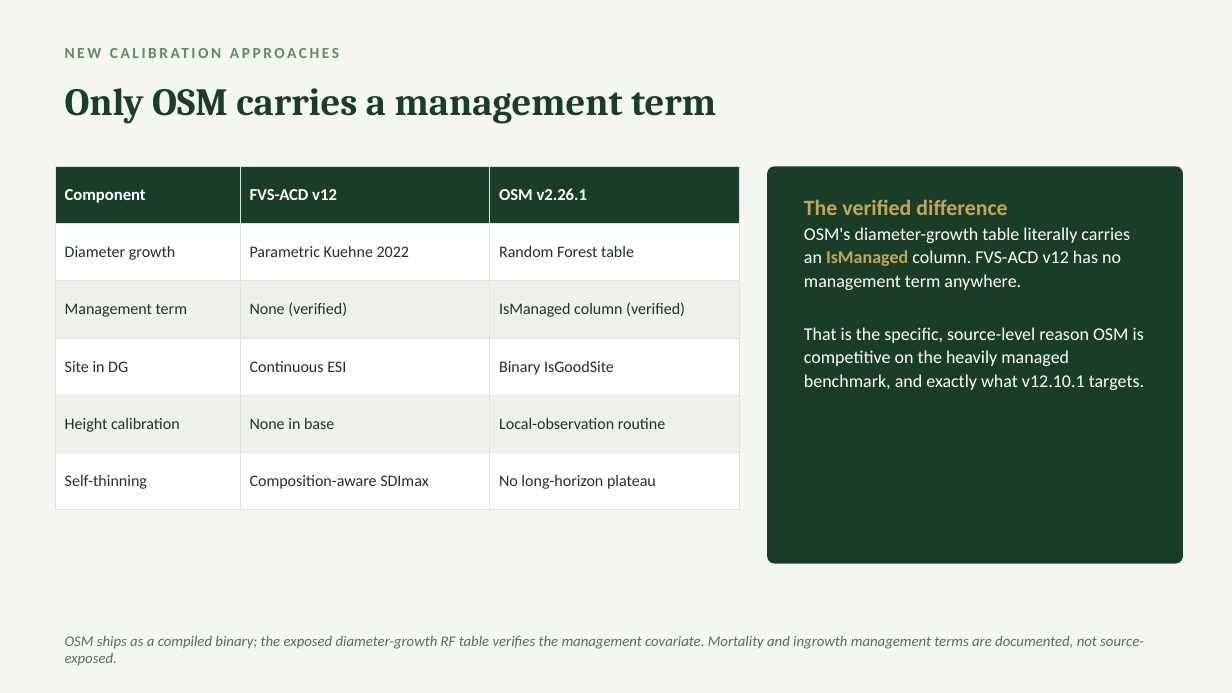
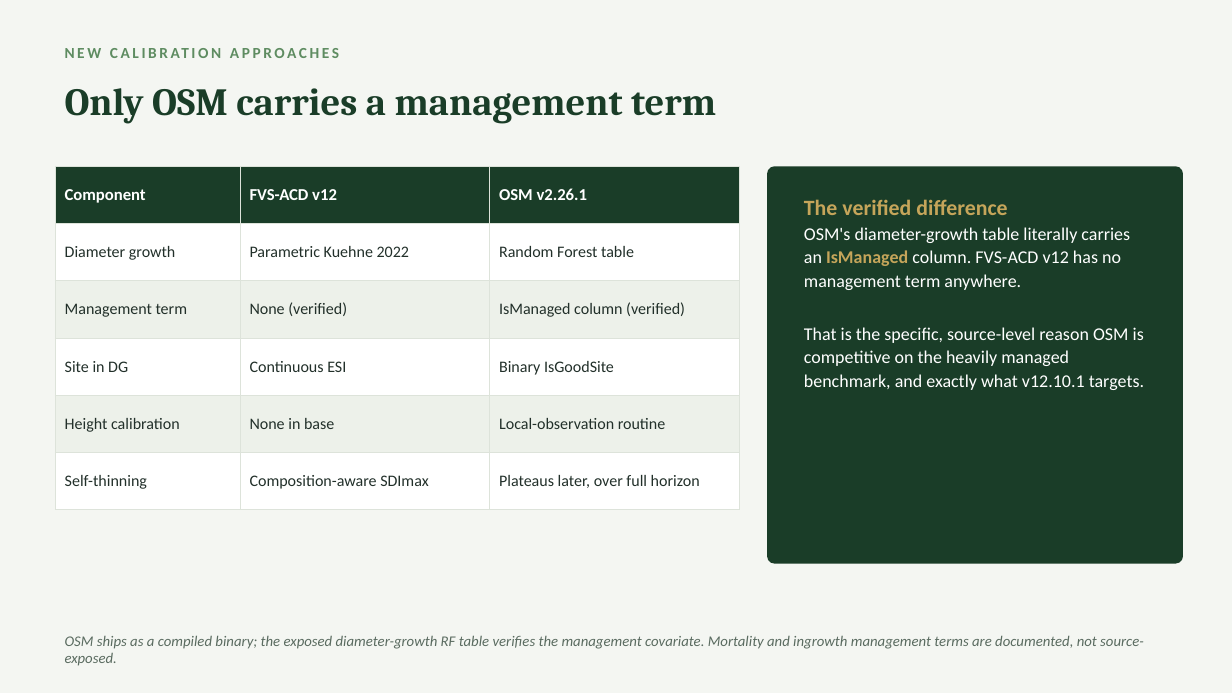
Before and after one commit to holoros/fvs-acd, a slide deck: slide 13 of FVS-ACD_Hennigar_Aug2026.pptx. Drawn at 1232x693 pixels with LibreOffice and Linux fonts; fonts in the diff are those of the drawing. Boxes give left, top, right and bottom in pixels: in the first picture for what was removed or moved away, otherwise in the second. Text is boxed around its words. In the diff, an @@ line names an element or a change of style, - is before the commit and + after.

```diff
--- a/FVS-ACD_Hennigar_Aug2026.pptx
+++ b/FVS-ACD_Hennigar_Aug2026.pptx
@@ table at (55, 166, 739, 493) @@
-row 6, column 3: No long-horizon plateau
+row 6, column 3: Plateaus later, over full horizon
```
Also in this commit, not shown: 3 other slides changed, 12 other files.
